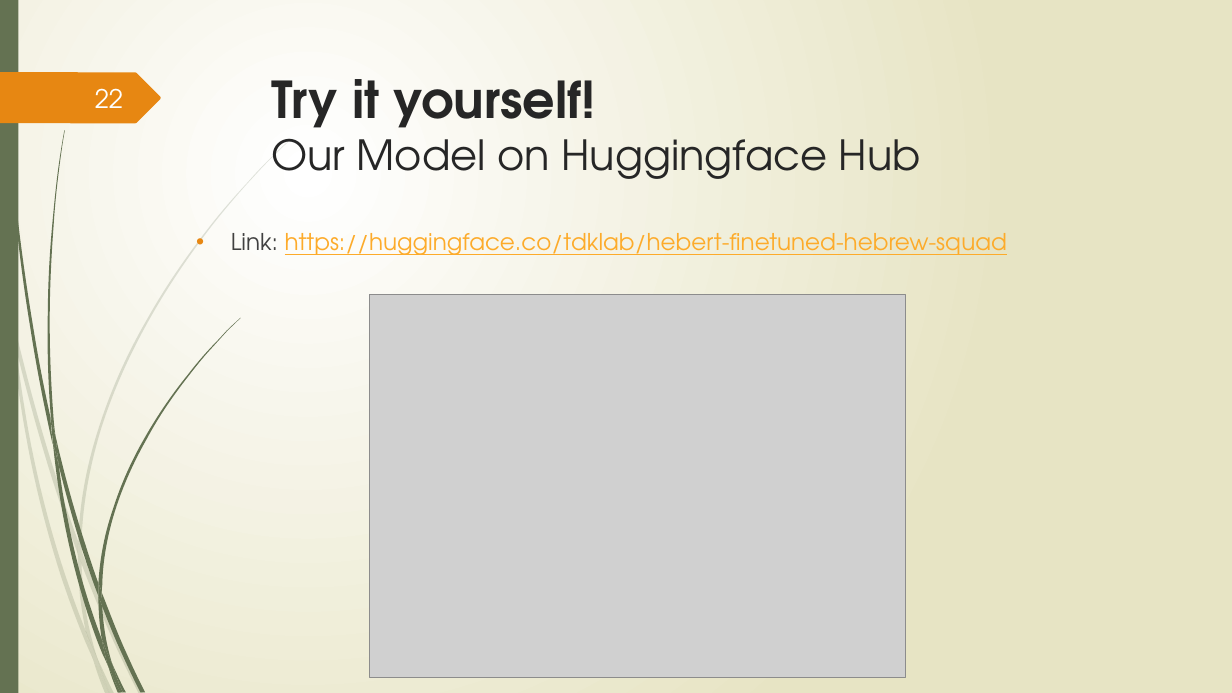
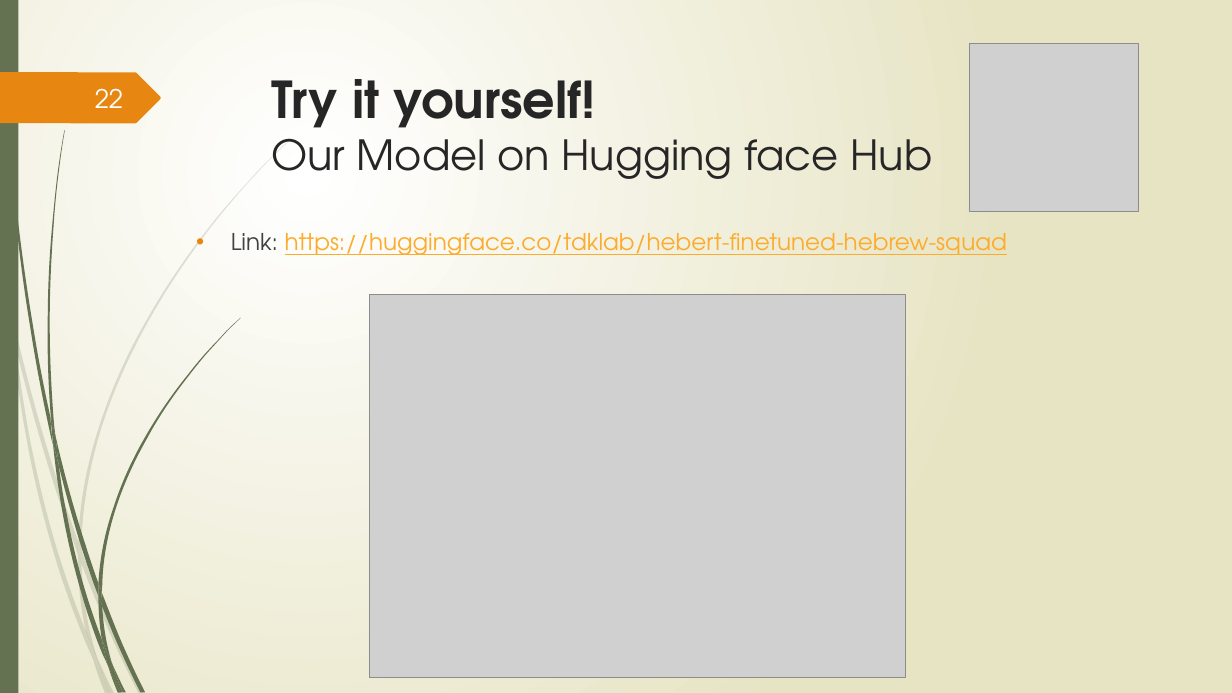
Before and after one commit to TechnionTDK/hebwiki-qa, a slide deck: slide 22 of Project Final Presentation .pptx. Drawn at 1232x693 pixels with LibreOffice and Linux fonts; fonts in the diff are those of the drawing; grey boxes stand for pictures. Boxes give left, top, right and bottom in pixels: in the first picture for what was removed or moved away, otherwise in the second. Text is boxed around its words. In the diff, an @@ line names an element or a change of style, - is before the commit and + after.

```diff
--- a/Project Final Presentation .pptx
+++ b/Project Final Presentation .pptx
@@ picture added at [970, 43, 1139, 212] @@
@@ title at [271, 79, 932, 179]: spaces changed @@
-Try it yourself!
-Our Model on Huggingface Hub
+Try it yourself!
+Our Model on Hugging face Hub
```
Also in this commit, not shown: 5 other slides changed.
